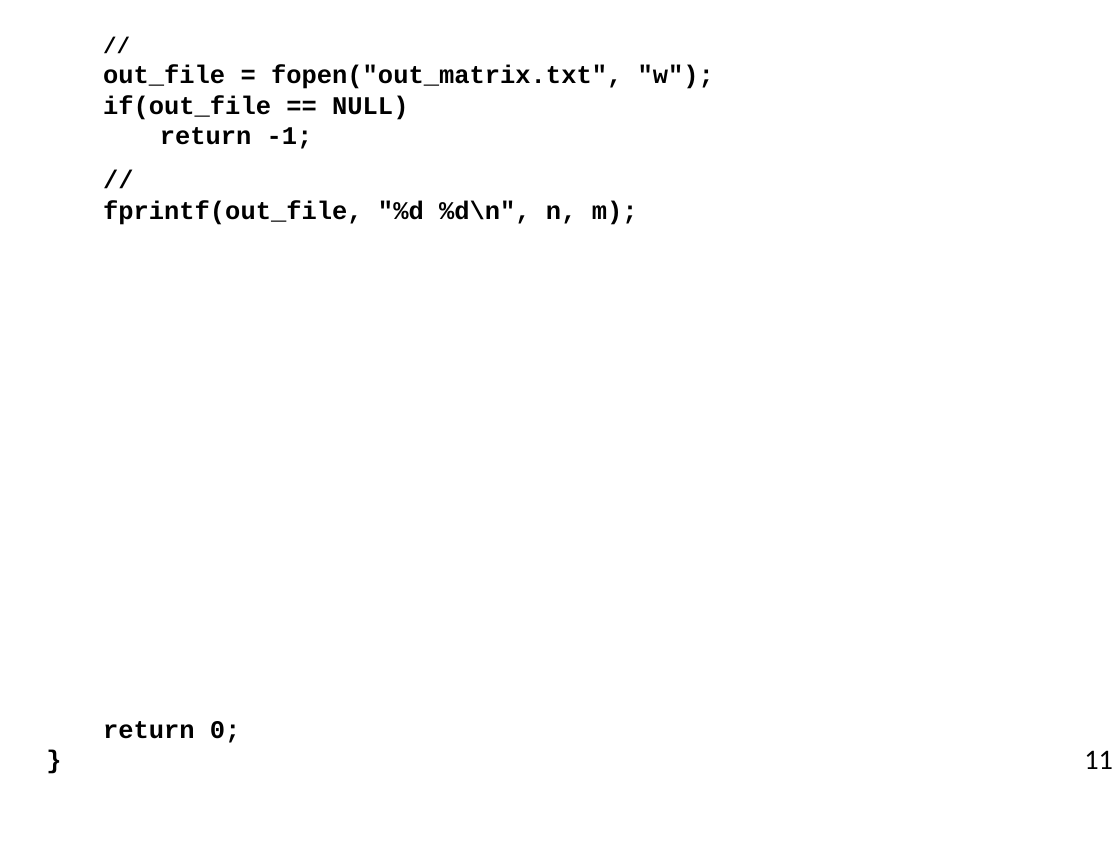
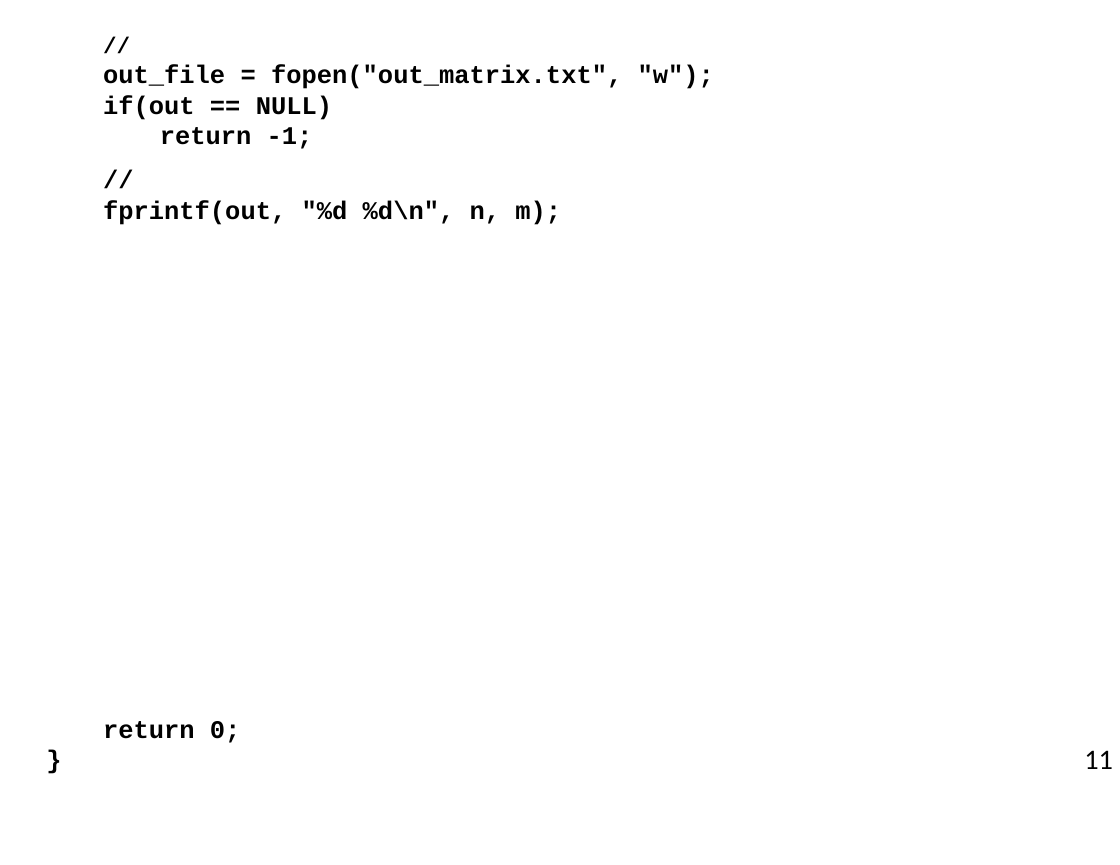
Before and after one commit to ubhowmik/ECE220, a slide deck: slide 11 of Lecture#16/Lecture_16_presentation.pptx. Drawn at 1120x865 pixels with LibreOffice and Linux fonts; fonts in the diff are those of the drawing; background and template pictures are left out. Boxes give left, top, right and bottom in pixels: in the first picture for what was removed or moved away, otherwise in the second. Text is boxed around its words. In the diff, an @@ line names an element or a change of style, - is before the commit and + after.

```diff
--- a/Lecture#16/Lecture_16_presentation.pptx
+++ b/Lecture#16/Lecture_16_presentation.pptx
@@ text at (x1=103, y1=95, x2=332, y2=120): text changed @@
-if(out_file == NULL)
+if(out == NULL)
@@ text at (x1=103, y1=200, x2=561, y2=225): text changed @@
-fprintf(out_file, "%d %d\n", n, m);
+fprintf(out, "%d %d\n", n, m);
```
Also in this commit, not shown: 1 other slide changed, 10 other files.
